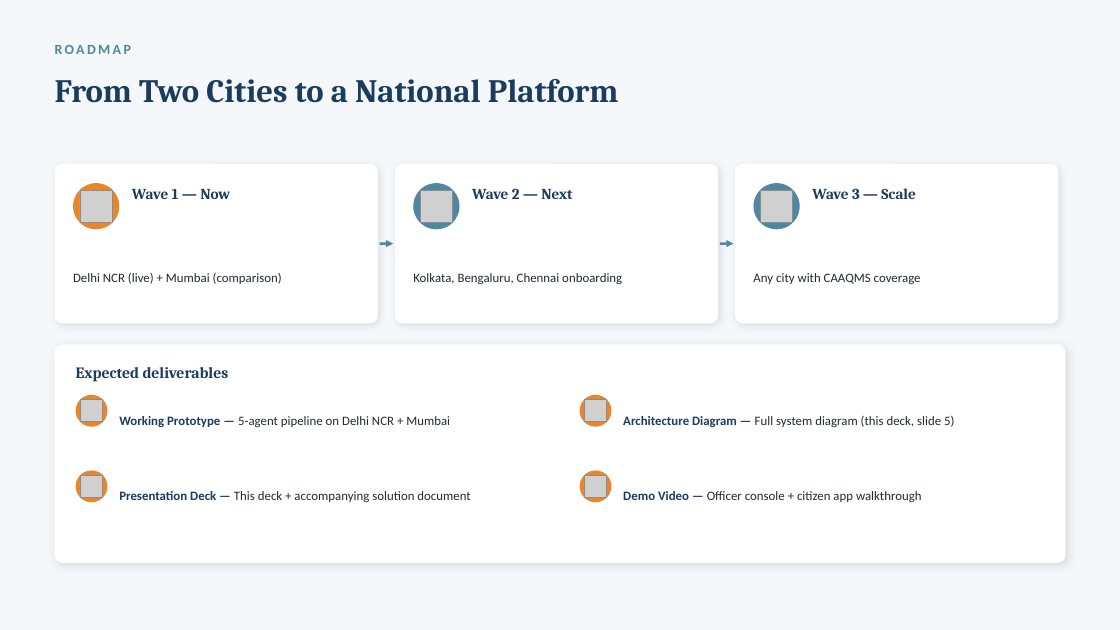
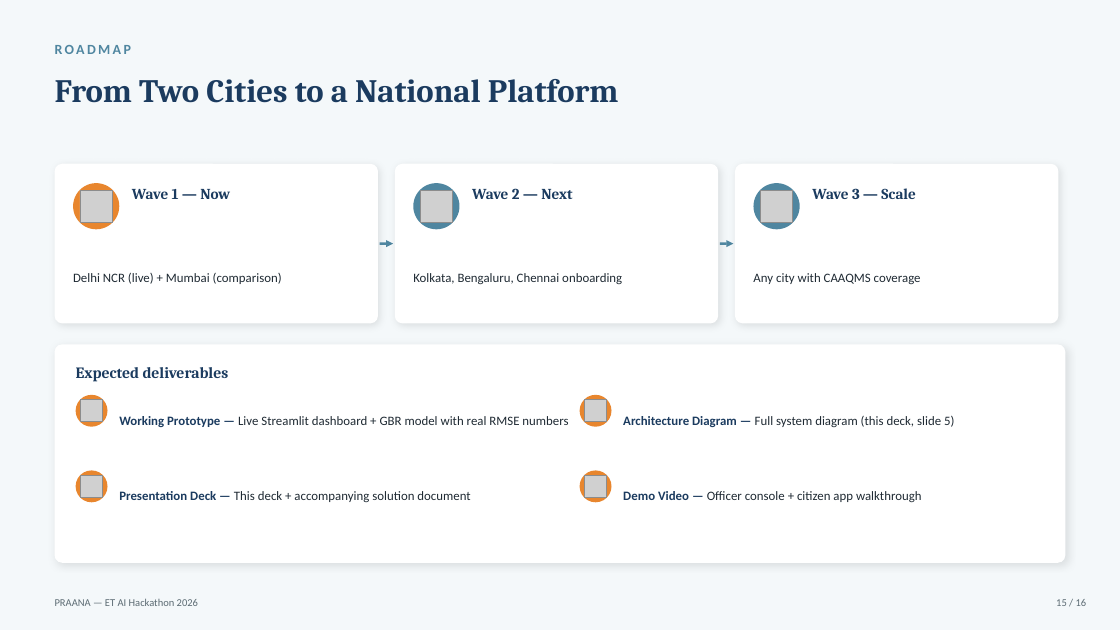
Before and after one commit to Aaditee13/praana-air-quality-intelligence, a slide deck: slide 15 of docs/PRAANA_Pitch_Deck.pptx. Drawn at 1120x630 pixels with LibreOffice and Linux fonts; fonts in the diff are those of the drawing; grey boxes stand for pictures. Boxes give left, top, right and bottom in pixels: in the first picture for what was removed or moved away, otherwise in the second. Text is boxed around its words. In the diff, an @@ line names an element or a change of style, - is before the commit and + after.

Commit message:
Fix attribute_sources_with_wind, update styling, OSM User-Agent fix

```diff
--- a/docs/PRAANA_Pitch_Deck.pptx
+++ b/docs/PRAANA_Pitch_Deck.pptx
@@ text at [119,416,568,427]: text changed @@
-Working Prototype — 5-agent pipeline on Delhi NCR + Mumbai
+Working Prototype — Live Streamlit dashboard + GBR model with real RMSE numbers
@@ text added at [55,599,198,606], 9 pt, text #5C6B73 @@
+PRAANA — ET AI Hackathon 2026
@@ text added at [1056,599,1087,606], 9 pt, text #5C6B73 @@
+15 / 16
```
Also in this commit, not shown: 15 other slides changed, 5 other files.
